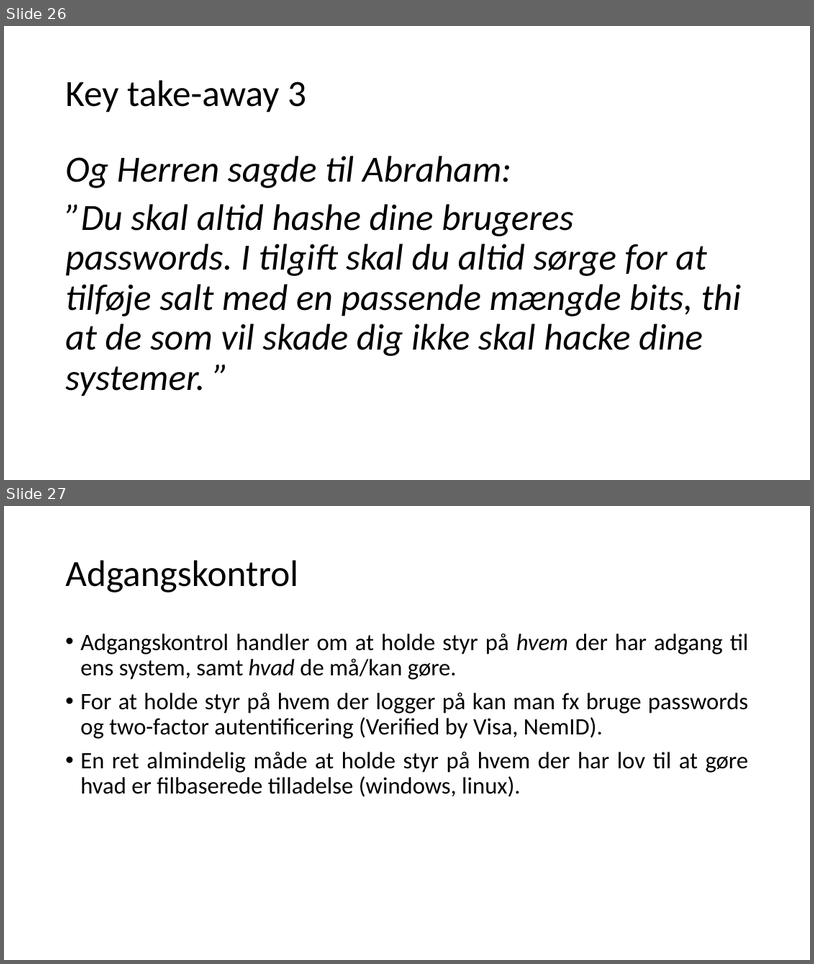
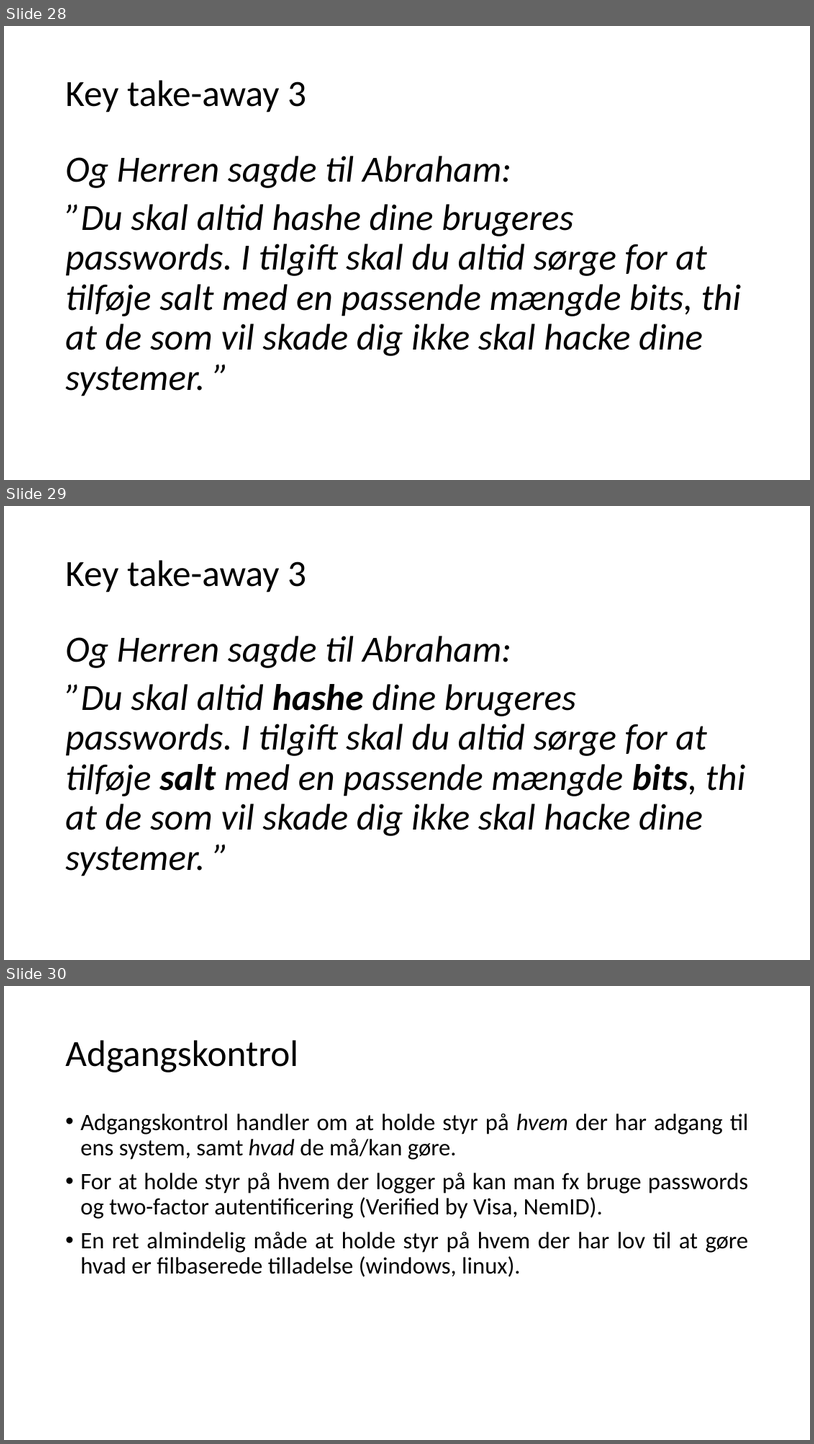
Before and after one commit to philipkaare/presentations, a slide deck: KU/IT-sikkerhed.pptx. Shown one above the other, each under a label of ours: slides 26 and 27 before the commit, slides 28, 29 and 30 after it. The pictures are 814x964 and 814x1444 pixels, drawn with LibreOffice and Linux fonts; fonts in the diff are those of the drawing. Boxes give left, top, right and bottom in pixels: in the first picture for what was removed or moved away, otherwise in the second. Text is boxed around its words. In the diff, an @@ line names an element or a change of style, - is before the commit and + after.

```diff
--- a/KU/IT-sikkerhed.pptx
+++ b/KU/IT-sikkerhed.pptx
@@ slide 29 added at (4,506,810,960), background #FFFFFF @@
@@ title added at (65,560,306,592), 44 pt, text #000000 @@
+Key take-away 3
@@ text added at (65,636,746,876), 44 pt, text #000000, italic @@
+Og Herren sagde til Abraham:
+”Du skal altid hashe dine brugeres passwords. I tilgift skal du altid sørge for at tilføje salt med en passende mængde bits, thi at de som vil skade dig ikke skal hacke dine systemer. ”
@@ what was slide 26 is now slide 28 @@
@@ what was slide 27 is now slide 30 @@
```
Also in this commit, not shown: 4 slides changed, 3 other slides added, 1 slide removed, 4 other files.
